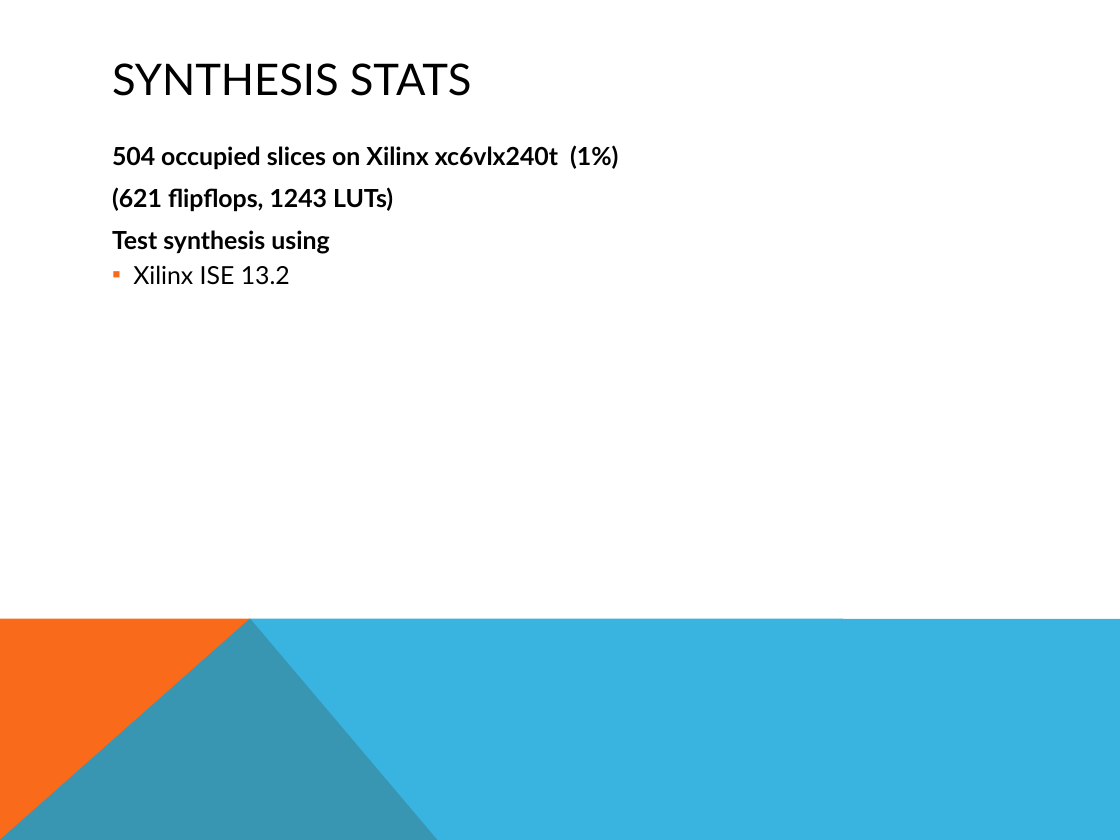
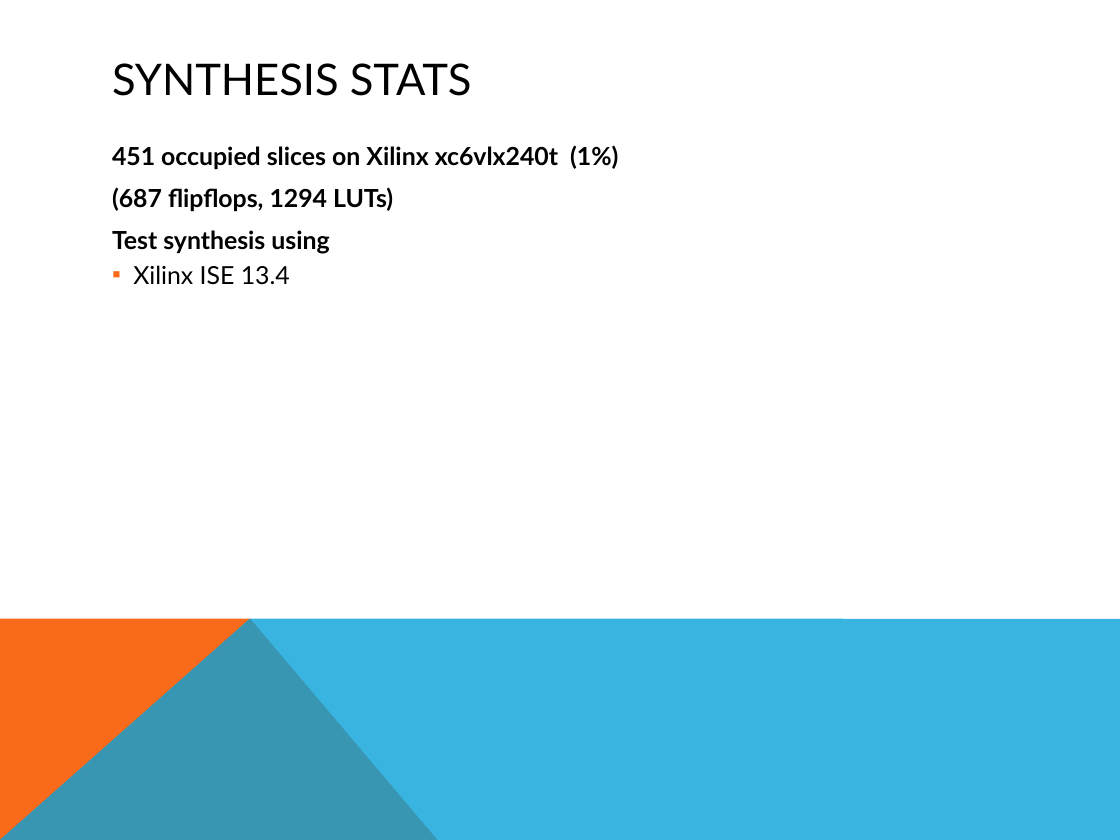
Before and after one commit to rsarwar87/udp_ip_core, a slide deck: slide 10 of doc/src/UDP_IP_Stack.pptx. Drawn at 1120x840 pixels with LibreOffice and Linux fonts; fonts in the diff are those of the drawing. Boxes give left, top, right and bottom in pixels: in the first picture for what was removed or moved away, otherwise in the second. Text is boxed around its words. In the diff, an @@ line names an element or a change of style, - is before the commit and + after.

```diff
--- a/doc/src/UDP_IP_Stack.pptx
+++ b/doc/src/UDP_IP_Stack.pptx
@@ text at <box>112,145,618,212</box>: text changed @@
-504 occupied slices on Xilinx xc6vlx240t (1%)
-(621 flipflops, 1243 LUTs)
+451 occupied slices on Xilinx xc6vlx240t (1%)
+(687 flipflops, 1294 LUTs)
@@ text at <box>133,265,290,285</box>: text changed @@
-  ▪ Xilinx ISE 13.2
+  ▪ Xilinx ISE 13.4
```
Also in this commit, not shown: 7 other slides changed, 17 other files.
